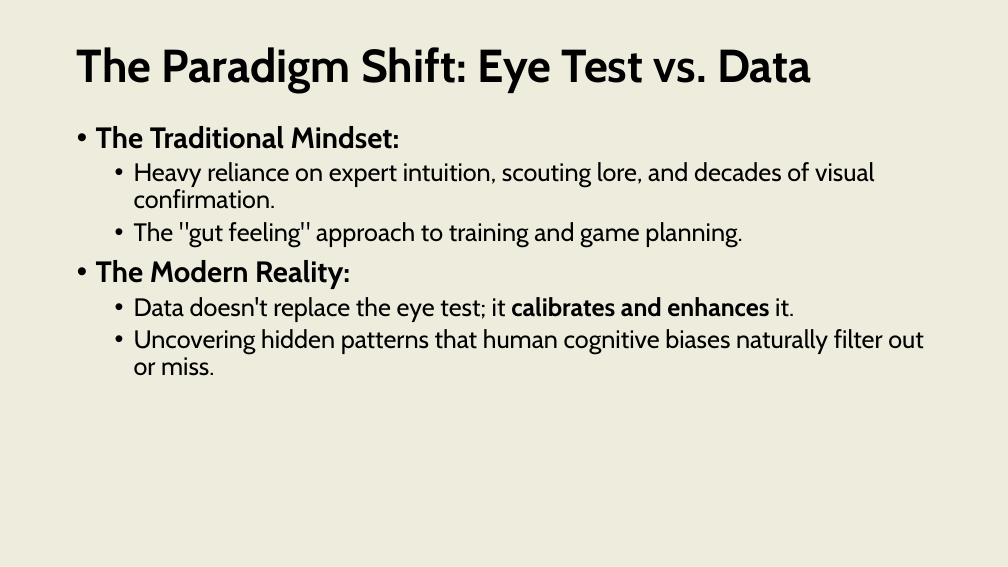
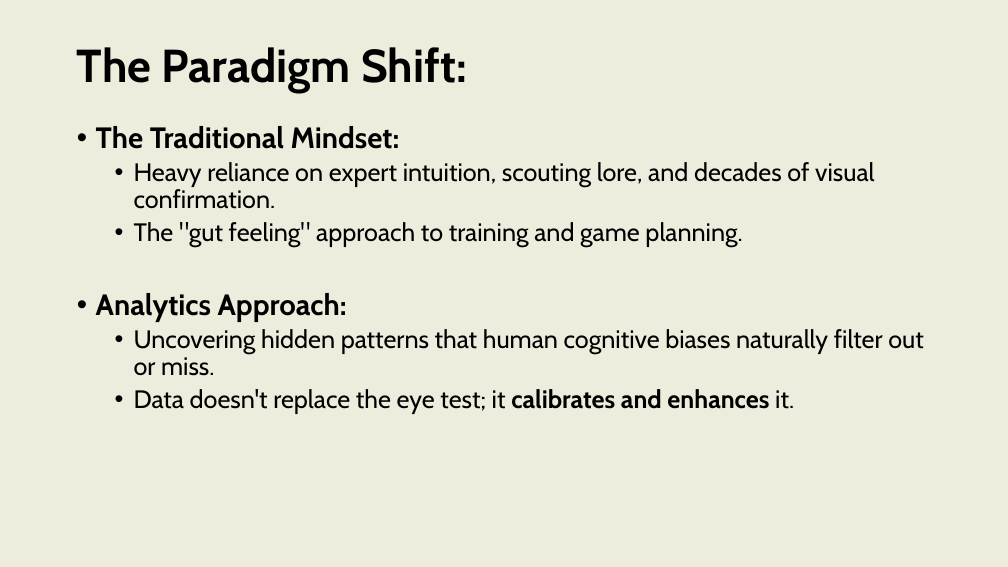
Before and after one commit to onishisaryu/HES-3000-Sports-Data-Analytics, a slide deck: slide 3 of pptx/Lecture1.pptx. Drawn at 1008x567 pixels with LibreOffice and Linux fonts; fonts in the diff are those of the drawing. Boxes give left, top, right and bottom in pixels: in the first picture for what was removed or moved away, otherwise in the second. Text is boxed around its words. In the diff, an @@ line names an element or a change of style, - is before the commit and + after.

```diff
--- a/pptx/Lecture1.pptx
+++ b/pptx/Lecture1.pptx
@@ title at (77, 47, 466, 93): text changed @@
-The Paradigm Shift: Eye Test vs. Data
+The Paradigm Shift:
@@ text at (96, 293, 924, 376): text changed; size 28 to 24 pt; bold off @@
-• The Modern Reality:
+• Analytics Approach:
+  • Uncovering hidden patterns that human cognitive biases naturally filter out or miss.
```
Also in this commit, not shown: 6 other slides changed, 14 slides added, 4 slides removed, 5 other files.
